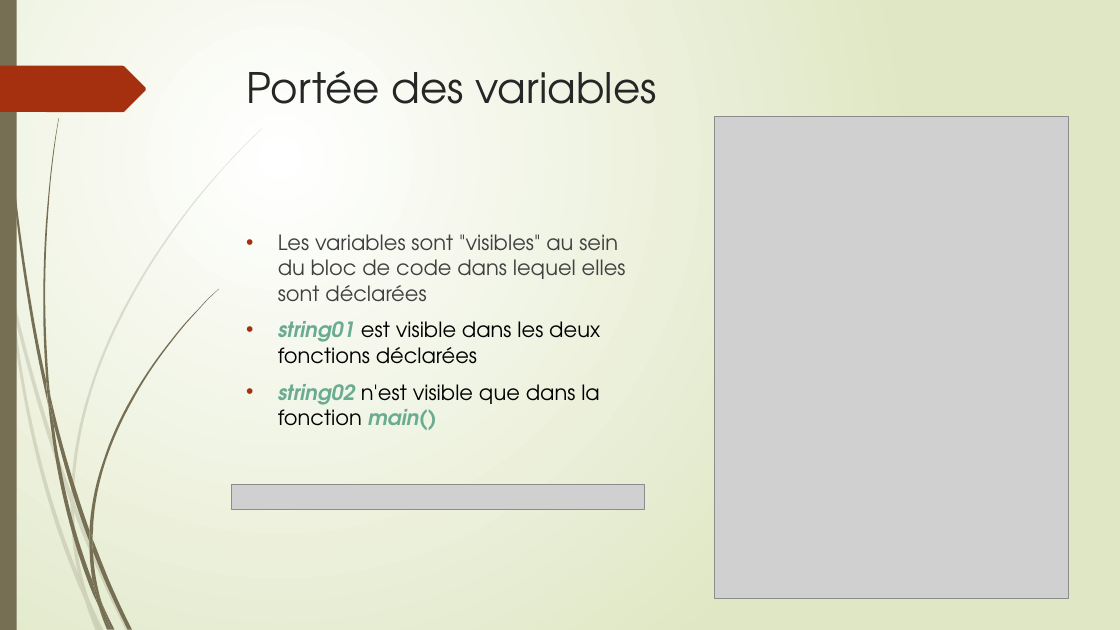
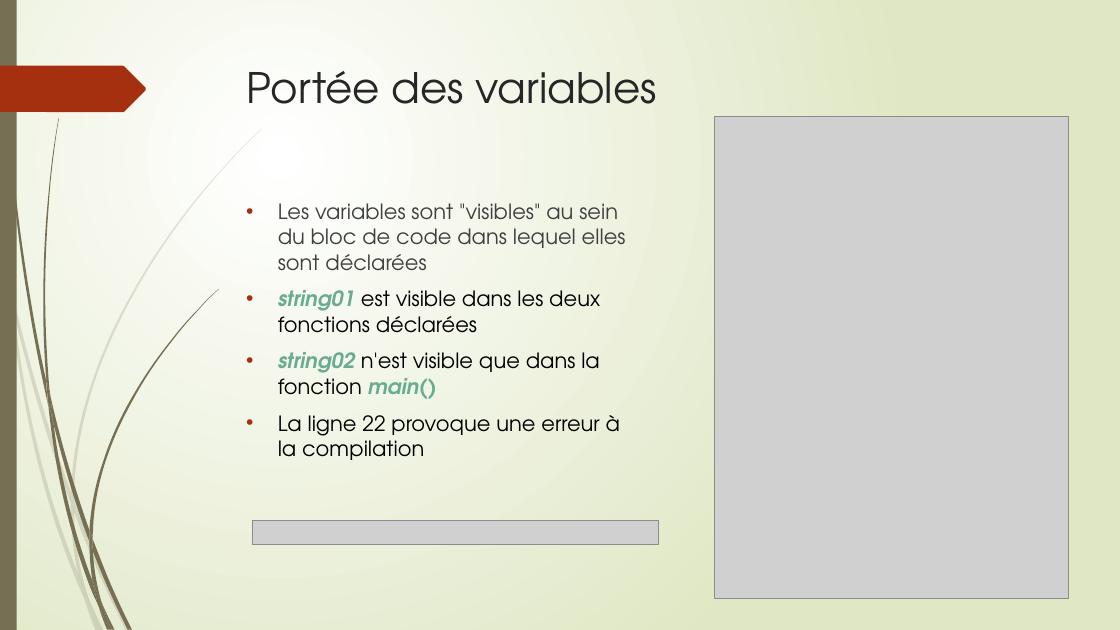
Before and after one commit to thierrydecker/learning-go, a slide deck: slide 27 of documentations/learning-go.pptx. Drawn at 1120x630 pixels with LibreOffice and Linux fonts; fonts in the diff are those of the drawing; grey boxes stand for pictures. Boxes give left, top, right and bottom in pixels: in the first picture for what was removed or moved away, otherwise in the second. Text is boxed around its words. In the diff, an @@ line names an element or a change of style, - is before the commit and + after.

```diff
--- a/documentations/learning-go.pptx
+++ b/documentations/learning-go.pptx
@@ text at (278,415,620,460): paragraph added @@
+• La ligne 22 provoque une erreur à la compilation
@@ picture removed at (232,484,645,509) @@
@@ picture added at (252,521,658,544) @@
```
Also in this commit, not shown: 3 other slides changed, 1 slide added, 1 other file.
